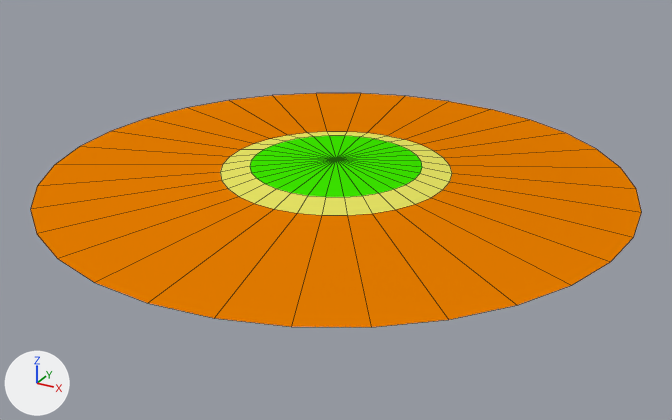
The Blender file ld40 Unity Project/ld40/Assets/Models/Island.blend: old version first, new version second.
Before and after are seen from a camera (50 mm lens) standing at (203.0, -368.0, 160.0) and looking at (4.0, -7.0, -21.0). The axes (+X, +Y, +Z) are drawn at lower left. The lights are the same throughout. Mesh edges are drawn as thin lines.
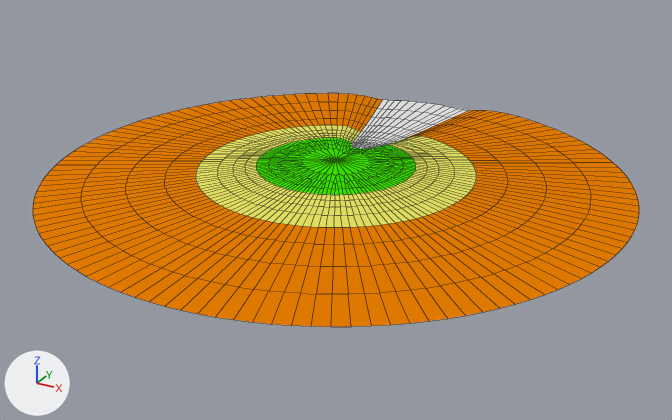
The change, as a diff of the scene's bpy script:
```diff
--- a/ld40 Unity Project/ld40/Assets/Models/Island.blend.py
+++ b/ld40 Unity Project/ld40/Assets/Models/Island.blend.py
@@ mat_crash @@
+mat_crash = diffuse_material('Crash')
+mat_crash.base_color = (0.8, 0.8, 0.8)  # white #e7e7e7
@@ me_circle @@
 # used by ob_circle; location = (0.0, 0.0, 0.0)
-me_circle.from_pydata(...)  # 97 vertices, 96 faces; spans x -142.0..142.0, y -142.0..142.0, z -6.0..3.0
+me_circle.from_pydata(...)  # 105 vertices, 103 faces; spans x -142.0..142.0, y -142.0..142.0, z -10.0..3.0
+# me_circle part 1
+# 2 vertices are removed from x -8.0..0.0, y 41.0, z 0.0
+# 7 faces are deleted
+# 4 vertices move from x -28.0..0.0, y 55.0..142.0, z -6.0..-2.0 to x -41.0..14.0, y 53.0..140.0, z -10.0..-6.0
+# 10 vertices are added at x -28.0..4.0, y 27.0..142.0, z -9.0..-1.0
+# 9 new faces join them, mat_crash (white #e7e7e7)
+# 3 new faces join them, mat_grass (green #3ce700)
+# 2 new faces join them, mat_sand (yellow #e7e465)
 me_circle.materials.append(mat_sand)
@@ me_circle @@
 me_circle.materials.append(mat_mud)
+me_circle.materials.append(mat_crash)  # white #e7e7e7
@@ ob_circle @@
 ob_circle.location = (0.0, 0.0, 0.0)
+_m = ob_circle.modifiers.new('Subsurf', 'SUBSURF')
+_m.levels = 2
```

Pixel boxes [x1, y1, x2, y2] of what changed, in the pictures (672 x 420 px):
'Circle', reshaped, modifiers changed
    before: [31, 93, 641, 327]
    after: [33, 93, 639, 327]
part 1 of me_circle, built on
    before: [336, 96, 448, 159]
    after: [336, 100, 469, 160]
